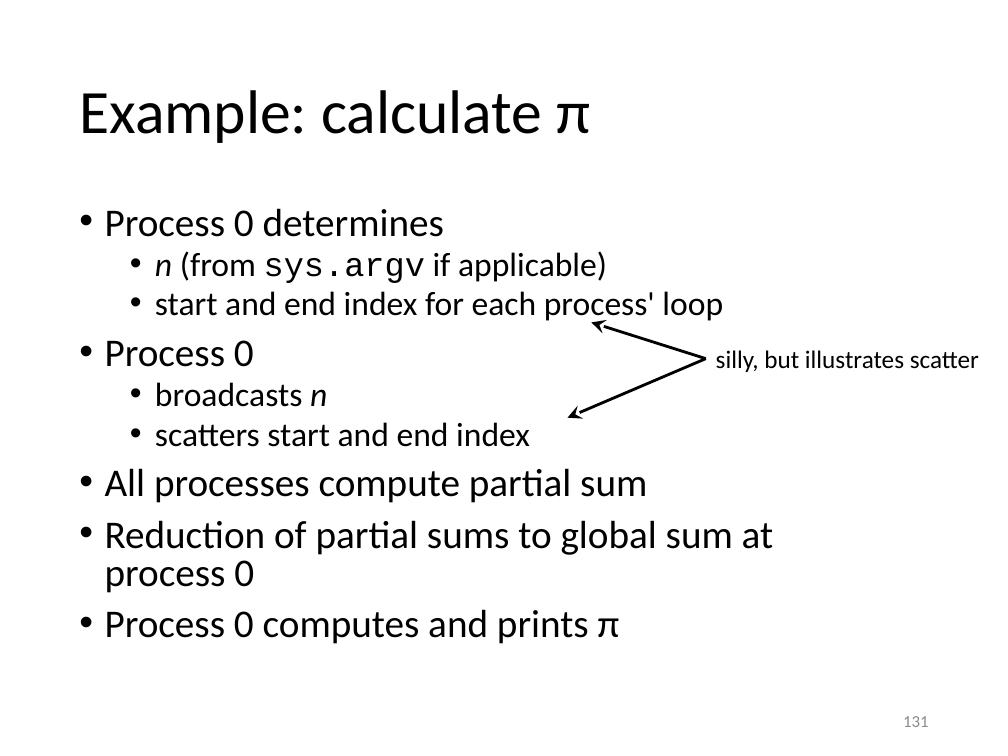
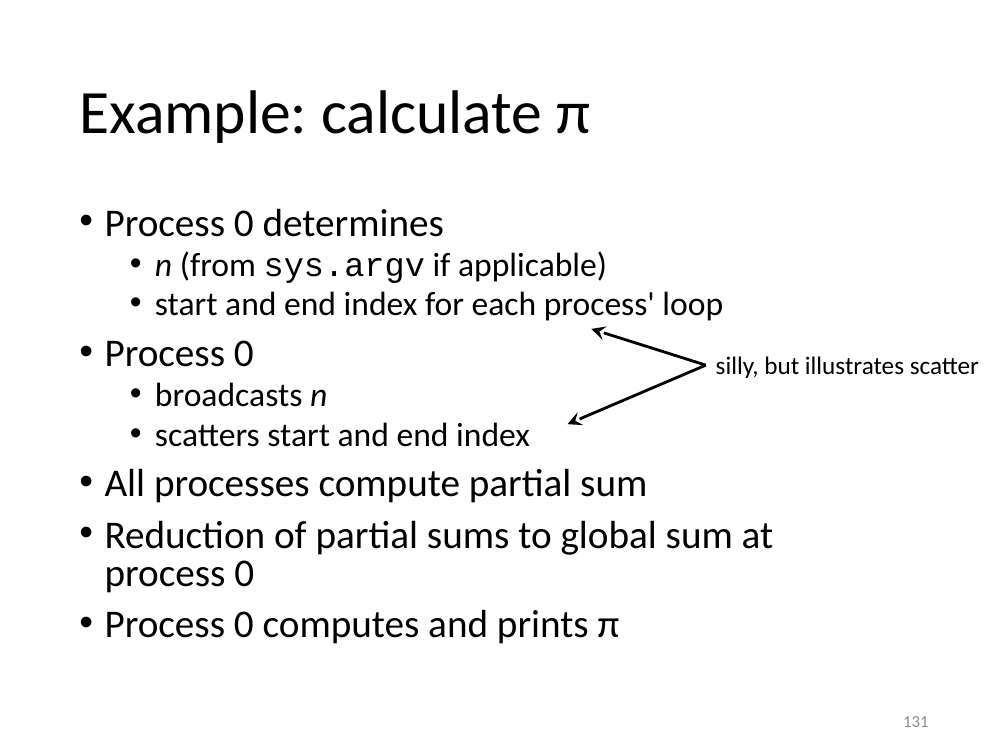
Before and after one commit to gjbex/training-material, a slide deck: slide 131 of Python/python_hpc.pptx. Drawn at 1008x756 pixels with LibreOffice and Linux fonts; fonts in the diff are those of the drawing. Boxes give left, top, right and bottom in pixels: in the first picture for what was removed or moved away, otherwise in the second. Text is boxed around its words. In the diff, an @@ line names an element or a change of style, - is before the commit and + after.

Commit message:
Improved collectives slides; improved pi compute example slide

```diff
--- a/Python/python_hpc.pptx
+++ b/Python/python_hpc.pptx
@@ 2 arrows, 1 text: place and size @@
-2 arrows, 1 text at box(568, 323, 979, 417)
+2 arrows, 1 text at box(568, 329, 979, 424)
```
Also in this commit, not shown: 6 other slides changed.
